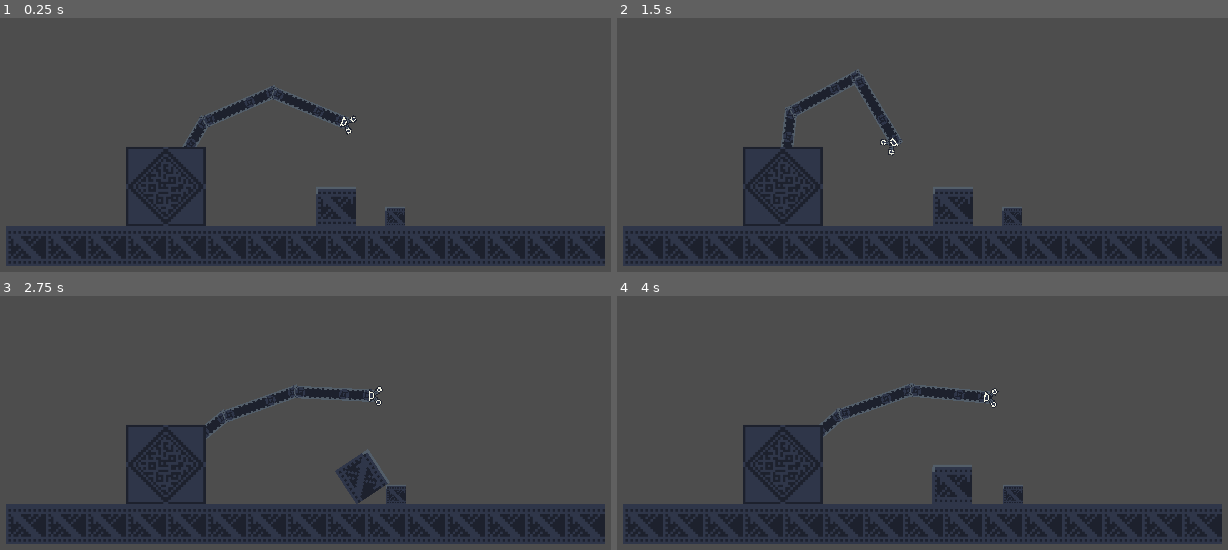
Above: before the commit, frames 1-4 (two rows, left to right).
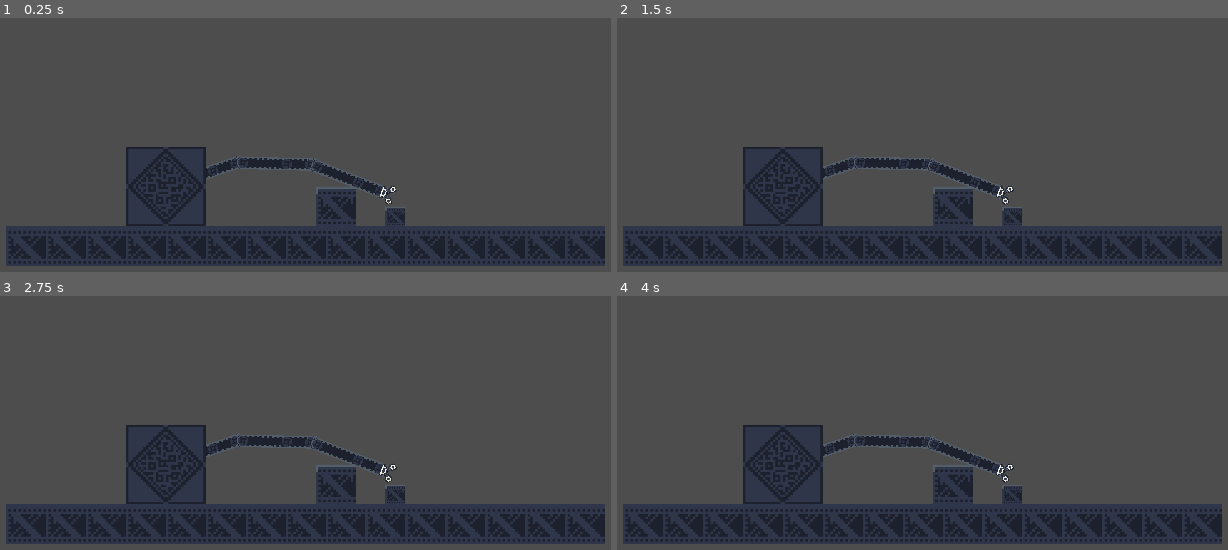
Above: after the commit, the same moments.

Repository: Katsutoshii/graftedgear
Game: Godot game, scene res://test.tscn
Two runs of this game, one before a commit and one after it. Both use one fixed random seed, a clock stepped at 60 frames per second and the inputs below.
Inputs (mouse positions are in pixels of both pictures, inside the frame that each line leads up to):
- Up to frame 1 (0.25 s): no input
- Up to frame 2 (1.5 s): move the mouse to (1160, 109) at 0.52 s; click (1160, 109) at 0.6 s; tap Enter at 1.25 s; drag from (824, 155) to (940, 221) at 1.27 s
- Up to frame 3 (2.75 s): move the mouse to (446, 311) at 2.02 s; click (446, 311) at 2.1 s
- Up to frame 4 (4 s): drag from (940, 499) to (1008, 395) at 2.77 s; move the mouse to (1221, 476) at 3.52 s; click (1221, 476) at 3.6 s

The runs differ from the first frame. In frame 1, 2.9% of the frame differs, in the area x 29-65%, y 26-74%; in frame 2, 2.9%; in frame 3, 4.3%, in the area x 33-67%, y 35-82%; in frame 4, 3.1%.
Error after the commit: Parse Error: Static function "keys()" not found in base "ObjectGroup". (res://common/object_group.gd:8)

Commit message:
Test commit

Diff:
--- /dev/null
+++ b/common/collisions.gd
@@ -0,0 +1,22 @@
+class_name Collisions
+
+var collisions: Array[int] = []
+
+
+func _init():
+	self.collisions.resize(ObjectGroup.COUNT)
+	self.collisions.fill(0)
+
+
+func add(body: Node2D):
+	for group in body.get_groups():
+		self.collisions[ObjectGroup[group]] += 1
+
+
+func remove(body: Node2D):
+	for group in body.get_groups():
+		self.collisions[ObjectGroup[group]] -= 1
+
+
+func has(group: int):
+	return self.collisions[group] > 0
--- a/common/groups.gd
+++ /dev/null
@@ -1,5 +0,0 @@
-class_name Groups
-
-const Claw = "Claw"
-const Draggable = "Draggable"
-const Ground = "Ground"
--- a/common/input_actions.gd
+++ b/common/input_actions.gd
@@ -1,3 +1,2 @@
-class_name InputActions
-
-const Click = "click"
+class_name InputAction
+enum { click }
--- /dev/null
+++ b/common/object_group.gd
@@ -0,0 +1,9 @@
+class_name ObjectGroup
+enum { Claw, Draggable, Ground }
+
+const COUNT = 3
+
+
+static func check(body: Node2D, group: int):
+	var name: StringName = ObjectGroup.keys()[group]
+	return body.is_in_group(name)
--- a/player/arm.tscn
+++ b/player/arm.tscn
@@ -36,12 +36,10 @@
 texture_repeat = 2
 script = ExtResource("1_0qxui")
 
-[node name="Claw" parent="." node_paths=PackedStringArray("arm", "target") instance=ExtResource("2_3qhue")]
+[node name="Claw" parent="." instance=ExtResource("2_3qhue")]
 position = Vector2(192, 0)
-arm = NodePath("..")
 drag_speed = 3000.0
 max_squared_distance = 300.0
-target = NodePath("../Pointer")
 
 [node name="Pointer" parent="." node_paths=PackedStringArray("origin") instance=ExtResource("2_bjx3m")]
 position = Vector2(192, 0)
--- a/player/claw.gd
+++ b/player/claw.gd
@@ -14,9 +14,13 @@
 # Amount of drag to apply to the object.
 @export var drag: float = 10.
 @export var target: Node2D
-@export var pulling: bool
+
+# For pulling mechanics (pulling self across floor)
+@export var pull_start: Vector2
 @export var max_pulling_y_force: float = 800
 @export var min_pulling_y_force: float = 200
+
+var collisions: Collisions = Collisions.new()
 
 
 # Called when the node enters the scene tree for the first time.
@@ -30,6 +34,8 @@
 	$CollisionShape2D.debug_color = Color(1, 0, 0, 0.5)
 	if self.draggable != null:
 		self.draggable.set_claw(self)
+	if self.collisions.has(ObjectGroup.Ground):
+		self.pull_start = self.get_global_mouse_position()
 
 
 func on_open():
@@ -41,17 +47,18 @@
 
 
 func _physics_process(delta):
-	var direction: Vector2 = target.global_position - self.global_position
-	var magnitude: float = clamp(direction.length_squared(), 0, self.max_squared_distance)
-	if self.pulling and !self.is_open:
-		# direction.y = clamp(direction.y, -800 * delta, -200 * delta)
+	if self.collisions.has(ObjectGroup.Ground) and !self.is_open:
+		var direction: Vector2 = pull_start - self.get_global_mouse_position()
+		var magnitude: float = clamp(direction.length_squared(), 0, self.max_squared_distance)
 		self.arm.base.apply_central_force(
 			delta * drag_speed * magnitude * (-direction.normalized() + 0.3 * Vector2.UP)
 		)
-		self.arm.base.apply_central_force(-drag * linear_velocity)
 	else:
+		var direction: Vector2 = target.global_position - self.global_position
+		var magnitude: float = clamp(direction.length_squared(), 0, self.max_squared_distance)
 		self.apply_central_force(delta * follow_speed * (direction.normalized() * magnitude))
-		self.apply_central_force(-drag * linear_velocity)
+
+	self.apply_central_force(-drag * self.linear_velocity)
 
 
 func _input(event: InputEvent):
@@ -64,18 +71,14 @@
 
 func _on_area_2d_body_entered(body: Node2D):
 	print("_on_area_2d_body_entered: ", body.name)
-	if !self.is_open:
-		return
-	if body.is_in_group(Groups.Draggable):
+	self.collisions.add(body)
+	if ObjectGroup.check(body, ObjectGroup.Draggable):
 		self.draggable = body as Draggable
-	elif body.is_in_group(Groups.Ground):
-		self.pulling = true
 
 
 func _on_area_2d_body_exited(body: Node2D):
 	print("_on_area_2d_body_exited: ", body.name)
-	if body.is_in_group(Groups.Draggable) and self.draggable != null:
-		self.draggable.release_claw()
-		self.draggable = null
-	elif body.is_in_group(Groups.Ground):
-		self.pulling = false
+	self.collisions.remove(body)
+	# if ObjectGroup.check(body, ObjectGroup.Draggable) and self.draggable != null:
+	# 	self.draggable.release_claw()
+	# 	self.draggable = null
--- a/player/claw.tscn
+++ b/player/claw.tscn
@@ -13,9 +13,14 @@
 gravity_scale = 0.5
 lock_rotation = true
 script = ExtResource("1_wth8g")
+is_open = null
+original_collider_color = null
 follow_speed = 2000.0
+drag_speed = null
 max_squared_distance = 500.0
 drag = 20.0
+max_pulling_y_force = null
+min_pulling_y_force = null
 
 [node name="CollisionShape2D" type="CollisionShape2D" parent="."]
 shape = SubResource("RectangleShape2D_7ch3n")
